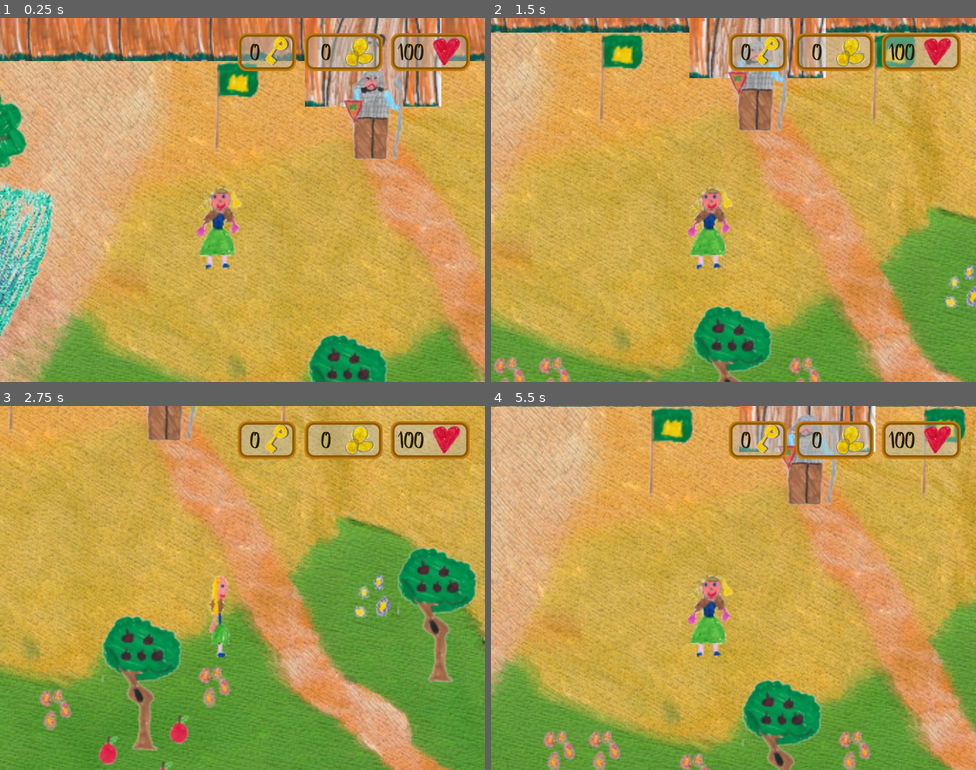
Above: before the commit, frames 1-4 (two rows, left to right).
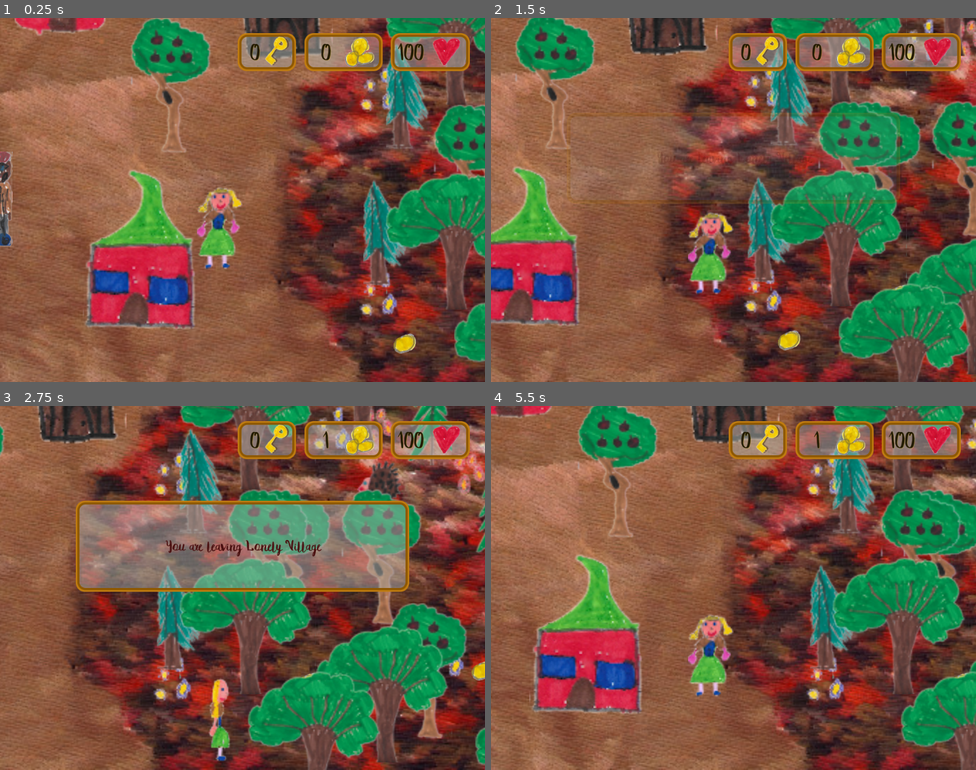
Above: after the commit, the same moments.

Repository: skadge/godot-adventures
Game: Godot game, scene res://Game.tscn
Two runs of this game, one before a commit and one after it. Both use one fixed random seed, a clock stepped at 60 frames per second and the inputs below.
Inputs:
- Up to frame 1 (0.25 s): no input
- Up to frame 2 (1.5 s): tap Enter at 0.5 s; hold Right (right) 0.53-1.28 s; hold Down (down) from 1.28 s (still down)
- Up to frame 3 (2.75 s): release Down (down) at 2.03 s; hold Right (right) from 2.03 s (still down)
- Up to frame 4 (5.5 s): release Right (right) at 2.78 s; hold Up (ui_up) 2.78-3.53 s; hold Left (left) 3.53-5.03 s; hold Down (down) from 5.03 s (still down)

The runs differ from the first frame. In frame 1, 96% of the frame differs, in the area x 0-100%, y 0-100%; in frame 2, 97%; in frame 3, 98%; in frame 4, 97%.

Commit message:
Bg music when entering the deep forest

Diff:
--- a/2d_motion.gd
+++ b/2d_motion.gd
@@ -180,3 +180,13 @@
 func _on_path_exited(body):
     speed = base_speed
     $SoundEffects.stream = load("res://res/sounds/steps-grass.ogg")
+
+func _on_zone_entered(body, zone):
+    if body.get_name() == "Player":
+        print("Player enters " + zone)
+        if zone == "Deep forest":
+            $BackgroundMusic.stream = load("res://res/sounds/bird-singing3.ogg")
+            $BackgroundMusic.play()
+
+func _on_zone_exited(body, zone):
+    $BackgroundMusic.stop()
--- a/Game.tscn
+++ b/Game.tscn
@@ -769,7 +769,6 @@
 polygon = PoolVector2Array( 2853.33, 229.333, 2920, 232, 2906.67, 192, 2869.33, 192 )
 
 [node name="DeepForest" type="Area2D" parent="background"]
-visible = false
 __meta__ = {
 "_edit_lock_": true
 }
@@ -1278,7 +1277,7 @@
 script = ExtResource( 39 )
 
 [node name="Player" parent="Items" instance=ExtResource( 3 )]
-position = Vector2( 1187.91, 372.317 )
+position = Vector2( 2048.48, 1267.04 )
 
 [node name="HotAirBalloon" parent="Items" instance=ExtResource( 16 )]
 position = Vector2( 1496, 1298.67 )
@@ -1317,7 +1316,6 @@
 [connection signal="body_exited" from="background/LonelyVillage" to="GUILayer/Interface" method="_on_zone_exited" binds= [ "Lonely Village" ]]
 [connection signal="body_entered" from="background/Lava" to="background/Lava" method="_on_Lava_body_entered"]
 [connection signal="body_exited" from="background/Lava" to="background/Lava" method="_on_Lava_body_exited"]
-[connection signal="body_entered" from="background/DeepForest" to="Items/Player" method="_on_zone_entered" binds= [ "Deep forest" ]]
 [connection signal="body_exited" from="background/DeepForest" to="Items/Player" method="_on_zone_exited" binds= [ "Deep forest" ]]
 [connection signal="hotAirBalloonAvailable" from="Items/Aeronaut" to="GUILayer/Interface" method="_on_HotAirBalloonAvailable"]
 [connection signal="body_entered" from="Items/Sorceress" to="Items/Sorceress" method="_on_Character_body_entered"]
--- a/General.gd
+++ b/General.gd
@@ -28,7 +28,8 @@
     set_camera_limits()
 
     $DialoguesLayer/Dialogues.hide()
-    #pass
+
+    $background/DeepForest.connect("body_entered", $Items/Player, "_on_zone_entered", ["Deep forest"])
 
 func _unhandled_input(event):
     if event is InputEventKey:
--- a/Player.tscn
+++ b/Player.tscn
@@ -25,3 +25,6 @@
 [node name="SoundEffects" type="AudioStreamPlayer" parent="."]
 stream = ExtResource( 3 )
 autoplay = true
+
+[node name="BackgroundMusic" type="AudioStreamPlayer" parent="."]
+volume_db = -22.285
